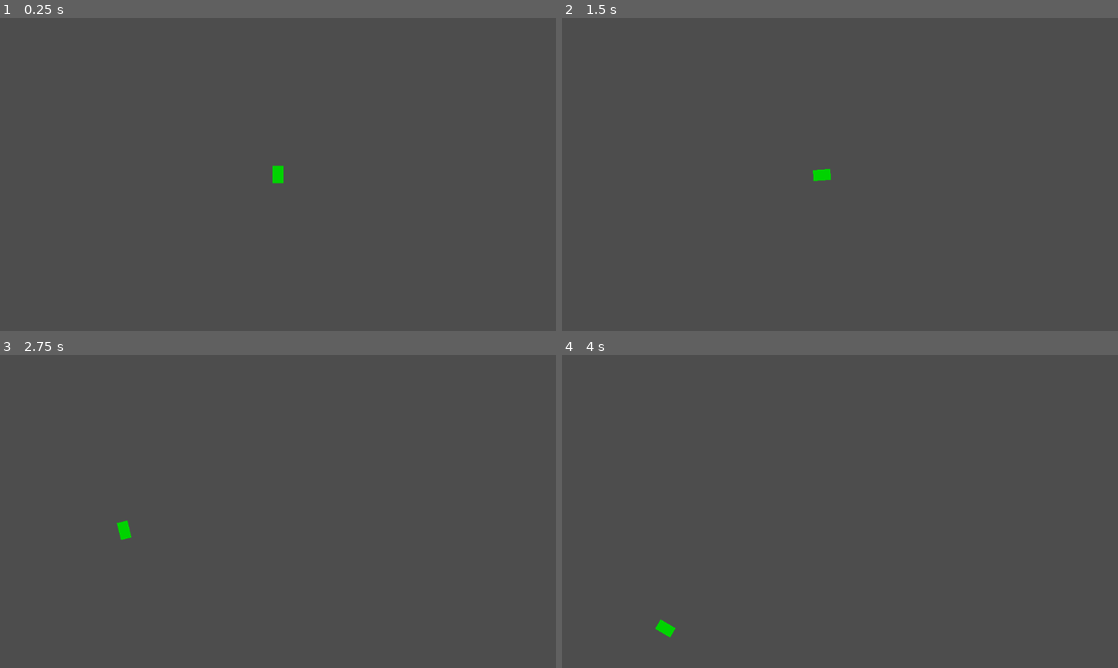
Above: before the commit, frames 1-4 (two rows, left to right).
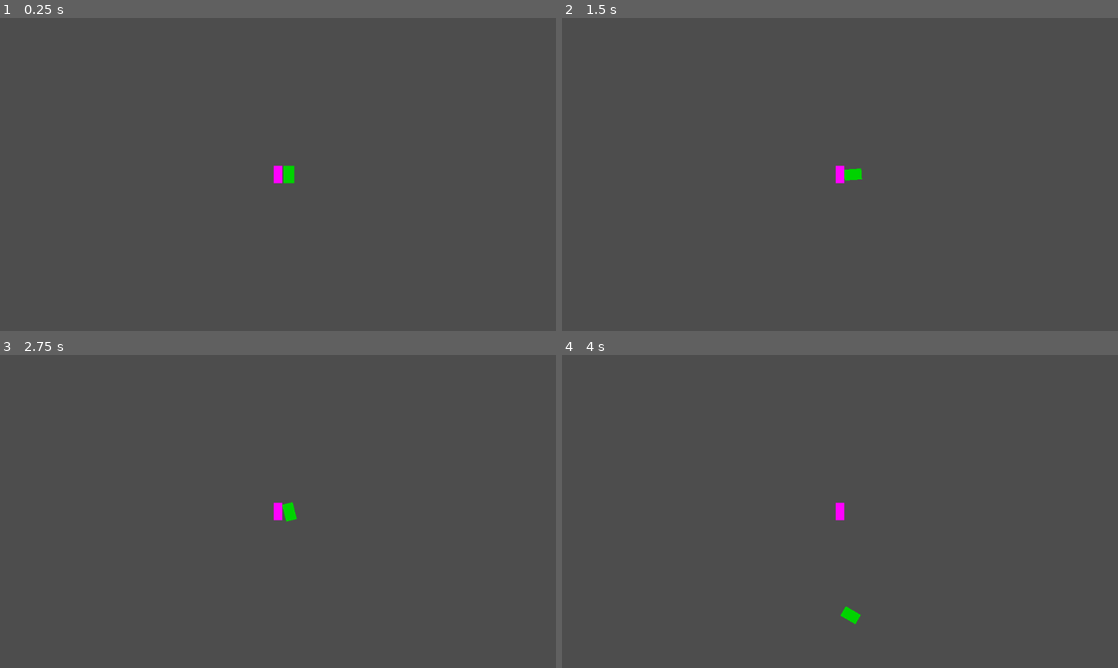
Above: after the commit, the same moments.

Repository: AndrewJDGalga/godot-simpleshooter
Game: Godot game, scene res://lv/test_space.tscn
Same seed, same stepped clock (60 frames per second), same inputs: the game is played once before the commit and once after it.
Inputs:
- Up to frame 1 (0.25 s): no input
- Up to frame 2 (1.5 s): tap Enter at 0.5 s; hold D (right) 0.53-1.28 s; tap Space (fire_laser) at 0.6, 1.25, 1.35 s; hold Down (down) from 1.28 s (still down)
- Up to frame 3 (2.75 s): release Down (down) at 2.03 s; hold D (right) from 2.03 s (still down); tap Space (fire_laser) at 2.1 s
- Up to frame 4 (4 s): release D (right) at 2.78 s; hold W (up) 2.78-3.53 s; tap Space (fire_laser) at 2.85, 3.6 s; hold A (left) from 3.53 s (still down)

The runs differ from the first frame. In frame 1, 0.2% of the frame differs, in the area x 49-53%, y 47-53%; in frame 2, 0.3%; in frame 3, 0.3%, in the area x 21-54%, y 46-60%; in frame 4, 0.3%.

Commit message:
instanced enemy.

Diff:
--- a/lv/lv_util/spawn_point.gd
+++ b/lv/lv_util/spawn_point.gd
@@ -4,6 +4,11 @@
 
 @export var test_enemy:PackedScene = null
 
+
 func get_random_target()->Vector2:
-	#docs say this is safe
-	return target_positions[randi() % target_positions.size()]
+	return target_positions[randi() % target_positions.size()-1]
+
+func add_enemy(manager:Node2D, level:int):
+	var instance = test_enemy.instantiate()
+	instance.destination_set(get_random_target())
+	manager.call_deferred("add_child", instance)
--- a/lv/test_space.gd
+++ b/lv/test_space.gd
@@ -1,31 +1,6 @@
 extends Node2D
 
-#@onready var summon_timer = $summon_timer
-#@export var summon_dist_y:float = 40.0
-#@export var summon_dist_x:float = 80.0
-#
-#@export var test_enemy_ref:PackedScene = null
-#
-#var summon_square:Vector2
-#
-#func _ready():
-	#summon_square = Vector2( \
-		#ProjectSettings.get_setting("display/window/size/viewport_width") + summon_dist_x, \
-		#ProjectSettings.get_setting("display/window/size/viewport_height") + summon_dist_y)
-	#print(intersect_perimeter(summon_square.x, summon_square.y,summon_square.x, summon_square.y))
-	#var test_enemy = test_enemy_ref.instantiate()
-	#test_enemy.destination_set(Vector2(20,20))
-	#call_deferred("add_child", test_enemy)
-#
-#func get_perimeter_position(rect_obj:Vector2):
-	#return 2 * (rect_obj.x + rect_obj.y)
-#
-#func intersect_perimeter(x, y, w, h):
-	#if abs(y*w) > abs(x*h):
-		#return Vector2(0.5*h*x/abs(y), 0.5*h*sign(y))
-	#else:
-		#return Vector2(0.5*w*sign(x), 0.5*w*y/abs(x))
-#
-#
-#func _on_button_pressed():
-	#pass # Replace with function body.
+@onready var spawn_point = $SpawnPoint
+
+func _ready():
+	spawn_point.add_enemy(self, 1)
--- a/lv/test_space.tscn
+++ b/lv/test_space.tscn
@@ -1,7 +1,9 @@
-[gd_scene load_steps=3 format=3 uid="uid://biu52s1a0e6vg"]
+[gd_scene load_steps=5 format=3 uid="uid://biu52s1a0e6vg"]
 
 [ext_resource type="PackedScene" uid="uid://dwt3hob104uk4" path="res://entity/player_space.tscn" id="1_gugsu"]
 [ext_resource type="Script" path="res://lv/test_space.gd" id="1_qqodf"]
+[ext_resource type="PackedScene" uid="uid://bf16kwxxdovue" path="res://entity/unshielded_enemy.tscn" id="3_0sjr2"]
+[ext_resource type="PackedScene" uid="uid://1ht6gwjlfdo5" path="res://lv/lv_util/spawn_point.tscn" id="3_kmbvh"]
 
 [node name="TestSpace" type="Node2D"]
 script = ExtResource("1_qqodf")
@@ -12,3 +14,7 @@
 move_speed = 400.0
 
 [node name="Camera2D" type="Camera2D" parent="."]
+
+[node name="SpawnPoint" parent="." instance=ExtResource("3_kmbvh")]
+target_positions = PackedVector2Array(1, 0, 2, 0, 3, 0, 4, 0, 5, 0)
+test_enemy = ExtResource("3_0sjr2")
